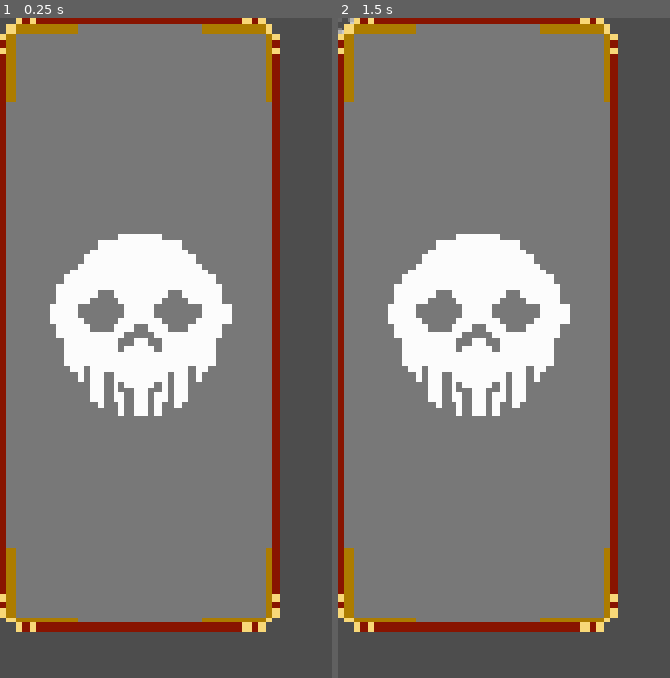
Above: before the commit, frames 1-2 (left to right).
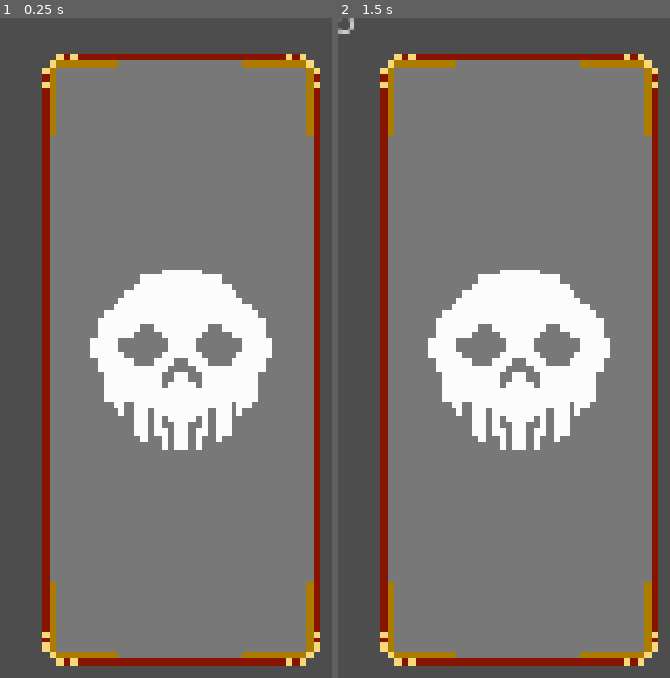
Above: after the commit, the same moments.

Repository: PawnxPawn/DeathMatch
Game: Godot game, scene res://Game/Cards/card.tscn
The game is run twice, just before and just after one commit, with the same random seed, the same clock (stepped at 60 frames per second) and the same inputs. The project has no main scene, so this scene is started directly.
Inputs (mouse positions are in pixels of both pictures, inside the frame that each line leads up to):
- Up to frame 1 (0.25 s): no input
- Up to frame 2 (1.5 s): click (344, 24) at 0.5 s; click (344, 24) at 1.25 s

The runs differ from the first frame. In frame 1, 46% of the frame differs, in the area x 0-97%, y 0-99%; in frame 2, 46%.

Commit message:
[Minor] Card Flip animation
+ Added script to texture react to add SpriteFrames
+ Added animation player with flip_card animation

Diff:
--- a/deathmatch/Game/Cards/card.tscn
+++ b/deathmatch/Game/Cards/card.tscn
@@ -1,47 +1,204 @@
-[gd_scene load_steps=6 format=3 uid="uid://h4hs4rtdq0aa"]
-
+[gd_scene load_steps=18 format=3 uid="uid://h4hs4rtdq0aa"]
+
+[ext_resource type="Script" uid="uid://d0mmq2inlb2s1" path="res://Game/Cards/texture_sprite_frames.gd" id="2_0korm"]
 [ext_resource type="Texture2D" uid="uid://i1qkf3fowdox" path="res://Assets/Cards/Card_flip_sprite_sheet.png" id="3_ayre0"]
 
-[sub_resource type="AtlasTexture" id="AtlasTexture_1kc5m"]
-atlas = ExtResource("3_ayre0")
-region = Rect2(2185, 20, 200, 440)
-
-[sub_resource type="Animation" id="Animation_0korm"]
-resource_name = "card_flip"
-length = 1.00001
-step = 0.0909091
+[sub_resource type="AtlasTexture" id="AtlasTexture_fw56p"]
+atlas = ExtResource("3_ayre0")
+region = Rect2(2400, 0, 240, 480)
+
+[sub_resource type="AtlasTexture" id="AtlasTexture_0korm"]
+atlas = ExtResource("3_ayre0")
+region = Rect2(0, 0, 240, 480)
+
+[sub_resource type="AtlasTexture" id="AtlasTexture_ipob6"]
+atlas = ExtResource("3_ayre0")
+region = Rect2(240, 0, 240, 480)
+
+[sub_resource type="AtlasTexture" id="AtlasTexture_ayre0"]
+atlas = ExtResource("3_ayre0")
+region = Rect2(480, 0, 240, 480)
+
+[sub_resource type="AtlasTexture" id="AtlasTexture_av8u4"]
+atlas = ExtResource("3_ayre0")
+region = Rect2(720, 0, 240, 480)
+
+[sub_resource type="AtlasTexture" id="AtlasTexture_dd0l4"]
+atlas = ExtResource("3_ayre0")
+region = Rect2(960, 0, 240, 480)
+
+[sub_resource type="AtlasTexture" id="AtlasTexture_vuycb"]
+atlas = ExtResource("3_ayre0")
+region = Rect2(1200, 0, 240, 480)
+
+[sub_resource type="AtlasTexture" id="AtlasTexture_yviio"]
+atlas = ExtResource("3_ayre0")
+region = Rect2(1440, 0, 240, 480)
+
+[sub_resource type="AtlasTexture" id="AtlasTexture_gn8ke"]
+atlas = ExtResource("3_ayre0")
+region = Rect2(1680, 0, 240, 480)
+
+[sub_resource type="AtlasTexture" id="AtlasTexture_evl6l"]
+atlas = ExtResource("3_ayre0")
+region = Rect2(1920, 0, 240, 480)
+
+[sub_resource type="AtlasTexture" id="AtlasTexture_t0gw8"]
+atlas = ExtResource("3_ayre0")
+region = Rect2(2160, 0, 240, 480)
+
+[sub_resource type="SpriteFrames" id="SpriteFrames_jmd78"]
+animations = [{
+"frames": [{
+"duration": 1.0,
+"texture": SubResource("AtlasTexture_0korm")
+}, {
+"duration": 1.0,
+"texture": SubResource("AtlasTexture_ipob6")
+}, {
+"duration": 1.0,
+"texture": SubResource("AtlasTexture_ayre0")
+}, {
+"duration": 1.0,
+"texture": SubResource("AtlasTexture_av8u4")
+}, {
+"duration": 1.0,
+"texture": SubResource("AtlasTexture_dd0l4")
+}, {
+"duration": 1.0,
+"texture": SubResource("AtlasTexture_vuycb")
+}, {
+"duration": 1.0,
+"texture": SubResource("AtlasTexture_yviio")
+}, {
+"duration": 1.0,
+"texture": SubResource("AtlasTexture_gn8ke")
+}, {
+"duration": 1.0,
+"texture": SubResource("AtlasTexture_evl6l")
+}, {
+"duration": 1.0,
+"texture": SubResource("AtlasTexture_t0gw8")
+}, {
+"duration": 1.0,
+"texture": SubResource("AtlasTexture_fw56p")
+}],
+"loop": true,
+"name": &"card_flip",
+"speed": 5.0
+}]
+
+[sub_resource type="Animation" id="Animation_ipob6"]
+length = 0.700003
 tracks/0/type = "value"
 tracks/0/imported = false
 tracks/0/enabled = true
-tracks/0/path = NodePath("CardTexture:texture:region")
-tracks/0/interp = 0
-tracks/0/loop_wrap = true
-tracks/0/keys = {
-"times": PackedFloat32Array(-0.0909091, 0, 0.0909091, 0.181818, 0.272846, 0.363636, 0.454545, 0.545455, 0.636364, 0.727273),
-"transitions": PackedFloat32Array(1, 1, 1, 1, 1, 1, 1, 1, 1, 1),
-"update": 1,
-"values": [Rect2(2400, 0, 240, 480), Rect2(2160, 0, 240, 480), Rect2(1920, 0, 240, 480), Rect2(1680, 0, 240, 480), Rect2(1440, 0, 240, 480), Rect2(1200, 0, 240, 480), Rect2(720, 0, 240, 480), Rect2(480, 0, 240, 480), Rect2(240, 0, 240, 480), Rect2(0, 0, 240, 480)]
-}
-
-[sub_resource type="Animation" id="Animation_ipob6"]
-length = 0.001
-tracks/0/type = "value"
-tracks/0/imported = false
-tracks/0/enabled = true
-tracks/0/path = NodePath("CardTexture:texture:region")
+tracks/0/path = NodePath("CardTexture:current_animation")
 tracks/0/interp = 1
 tracks/0/loop_wrap = true
 tracks/0/keys = {
 "times": PackedFloat32Array(0),
 "transitions": PackedFloat32Array(1),
+"update": 1,
+"values": [&"card_flip"]
+}
+tracks/1/type = "value"
+tracks/1/imported = false
+tracks/1/enabled = true
+tracks/1/path = NodePath("CardTexture:frame_index")
+tracks/1/interp = 1
+tracks/1/loop_wrap = true
+tracks/1/keys = {
+"times": PackedFloat32Array(0, 0.0333333, 0.0666667, 0.1, 0.133333, 0.166667, 0.2, 0.233333, 0.266667, 0.3, 0.333333, 0.366667, 0.4, 0.433333, 0.466667, 0.5, 0.533333, 0.566667, 0.6, 0.633333, 0.666667),
+"transitions": PackedFloat32Array(1, 1, 1, 1, 1, 1, 1, 1, 1, 1, 1, 1, 1, 1, 1, 1, 1, 1, 1, 1, 1),
+"update": 1,
+"values": [10, 9, 8, 7, 6, 5, 4, 3, 2, 1, 0, 1, 2, 3, 4, 5, 6, 7, 8, 9, 10]
+}
+tracks/2/type = "method"
+tracks/2/imported = false
+tracks/2/enabled = true
+tracks/2/path = NodePath("CardTexture")
+tracks/2/interp = 1
+tracks/2/loop_wrap = true
+tracks/2/keys = {
+"times": PackedFloat32Array(0.333333),
+"transitions": PackedFloat32Array(1),
+"values": [{
+"args": [],
+"method": &"flip_h_value"
+}]
+}
+tracks/3/type = "value"
+tracks/3/imported = false
+tracks/3/enabled = true
+tracks/3/path = NodePath("../AnimationPlayer:speed_scale")
+tracks/3/interp = 1
+tracks/3/loop_wrap = true
+tracks/3/keys = {
+"times": PackedFloat32Array(0),
+"transitions": PackedFloat32Array(1),
 "update": 0,
-"values": [Rect2(2185, 20, 200, 440)]
+"values": [0.5]
+}
+
+[sub_resource type="Animation" id="Animation_ayre0"]
+resource_name = "flip_card"
+length = 0.700003
+tracks/0/type = "value"
+tracks/0/imported = false
+tracks/0/enabled = true
+tracks/0/path = NodePath("CardTexture:current_animation")
+tracks/0/interp = 1
+tracks/0/loop_wrap = true
+tracks/0/keys = {
+"times": PackedFloat32Array(0),
+"transitions": PackedFloat32Array(1),
+"update": 1,
+"values": [&"card_flip"]
+}
+tracks/1/type = "value"
+tracks/1/imported = false
+tracks/1/enabled = true
+tracks/1/path = NodePath("CardTexture:frame_index")
+tracks/1/interp = 1
+tracks/1/loop_wrap = true
+tracks/1/keys = {
+"times": PackedFloat32Array(0, 0.0333333, 0.0666667, 0.1, 0.133333, 0.166667, 0.2, 0.233333, 0.266667, 0.3, 0.333333, 0.366667, 0.4, 0.433333, 0.466667, 0.5, 0.533333, 0.566667, 0.6, 0.633333, 0.666667),
+"transitions": PackedFloat32Array(1, 1, 1, 1, 1, 1, 1, 1, 1, 1, 1, 1, 1, 1, 1, 1, 1, 1, 1, 1, 1),
+"update": 1,
+"values": [10, 9, 8, 7, 6, 5, 4, 3, 2, 1, 0, 1, 2, 3, 4, 5, 6, 7, 8, 9, 10]
+}
+tracks/2/type = "method"
+tracks/2/imported = false
+tracks/2/enabled = true
+tracks/2/path = NodePath("CardTexture")
+tracks/2/interp = 1
+tracks/2/loop_wrap = true
+tracks/2/keys = {
+"times": PackedFloat32Array(0.333333),
+"transitions": PackedFloat32Array(1),
+"values": [{
+"args": [],
+"method": &"flip_h_value"
+}]
+}
+tracks/3/type = "value"
+tracks/3/imported = false
+tracks/3/enabled = true
+tracks/3/path = NodePath("../AnimationPlayer:speed_scale")
+tracks/3/interp = 1
+tracks/3/loop_wrap = true
+tracks/3/keys = {
+"times": PackedFloat32Array(0.0333333),
+"transitions": PackedFloat32Array(1),
+"update": 0,
+"values": [0.5]
 }
 
 [sub_resource type="AnimationLibrary" id="AnimationLibrary_ayre0"]
 _data = {
 &"RESET": SubResource("Animation_ipob6"),
-&"card_flip": SubResource("Animation_0korm")
+&"flip_card": SubResource("Animation_ayre0")
 }
 
 [node name="Card" type="Button"]
@@ -56,10 +213,15 @@
 
 [node name="CardTexture" type="TextureRect" parent="VBoxContainer"]
 layout_mode = 2
-texture = SubResource("AtlasTexture_1kc5m")
-
-[node name="AnimationPlayer" type="AnimationPlayer" parent="VBoxContainer/CardTexture"]
-root_node = NodePath("../..")
+texture = SubResource("AtlasTexture_fw56p")
+script = ExtResource("2_0korm")
+sprite_frames = SubResource("SpriteFrames_jmd78")
+current_animation = &"card_flip"
+frame_index = 10
+
+[node name="AnimationPlayer" type="AnimationPlayer" parent="."]
+root_node = NodePath("../VBoxContainer")
 libraries = {
 &"": SubResource("AnimationLibrary_ayre0")
 }
+speed_scale = 0.5
--- /dev/null
+++ b/deathmatch/Game/Cards/texture_sprite_frames.gd
@@ -0,0 +1,27 @@
+@tool
+class_name TextureSpriteFrames extends TextureRect
+
+@export var sprite_frames:SpriteFrames
+@export var current_animation:StringName = &"default"
+@export var frame_index:int = 0
+
+var _last_frame_index:int = frame_index
+var _last_animation:StringName = current_animation
+
+func _ready() -> void:
+	set_texture_to_frame(current_animation)
+
+func _process(_delta: float) -> void:
+	set_texture_to_frame(current_animation)
+
+
+func set_texture_to_frame(animation_name:StringName):
+	if frame_index != _last_frame_index or animation_name != _last_animation:
+		_last_animation = current_animation
+		_last_frame_index = frame_index
+		texture = sprite_frames.get_frame_texture(current_animation, frame_index)
+
+
+func flip_h_value() -> void:
+	flip_h = false if flip_h else true
+	print(flip_h)
Not shown, added: deathmatch/Game/Cards/texture_sprite_frames.gd.uid
